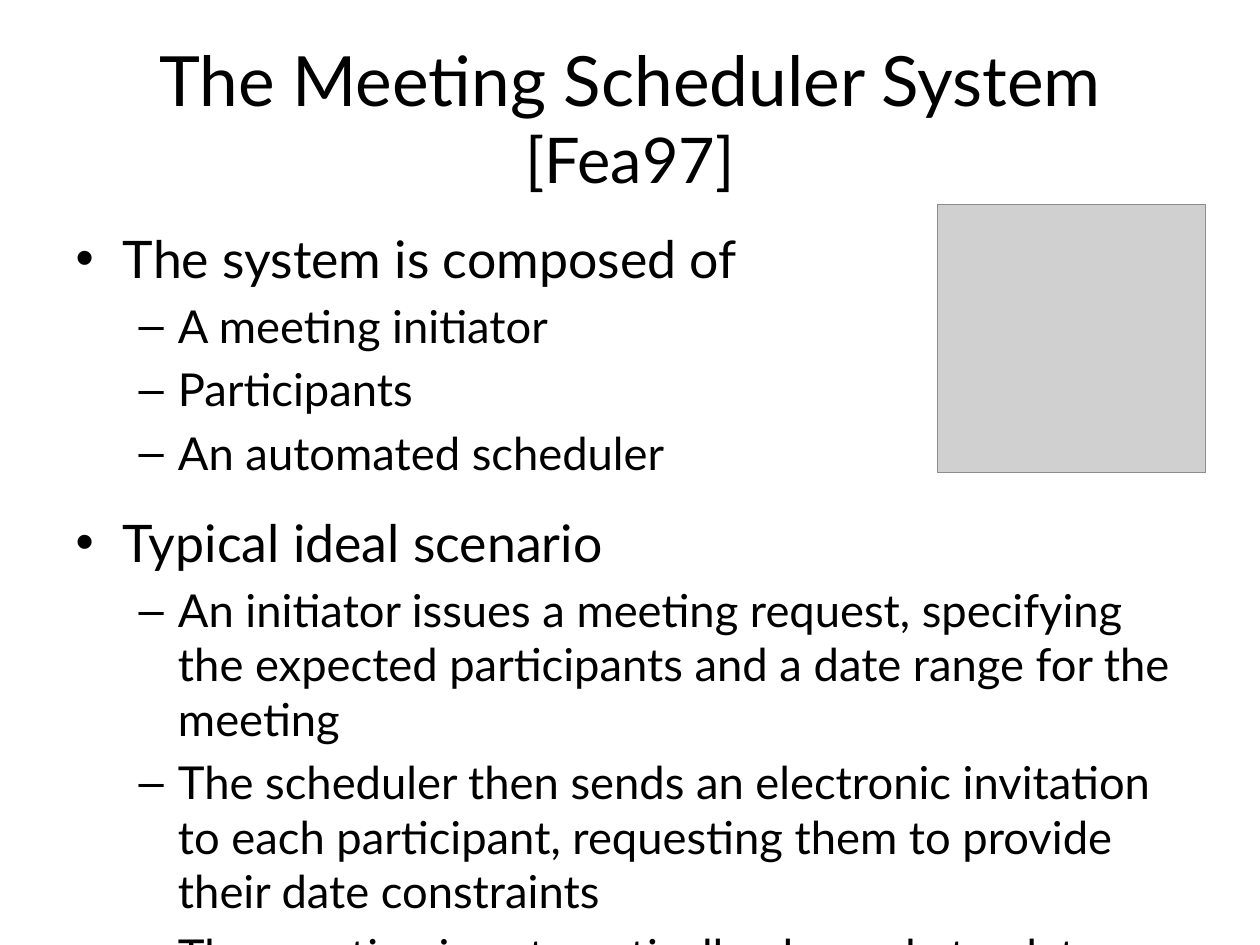
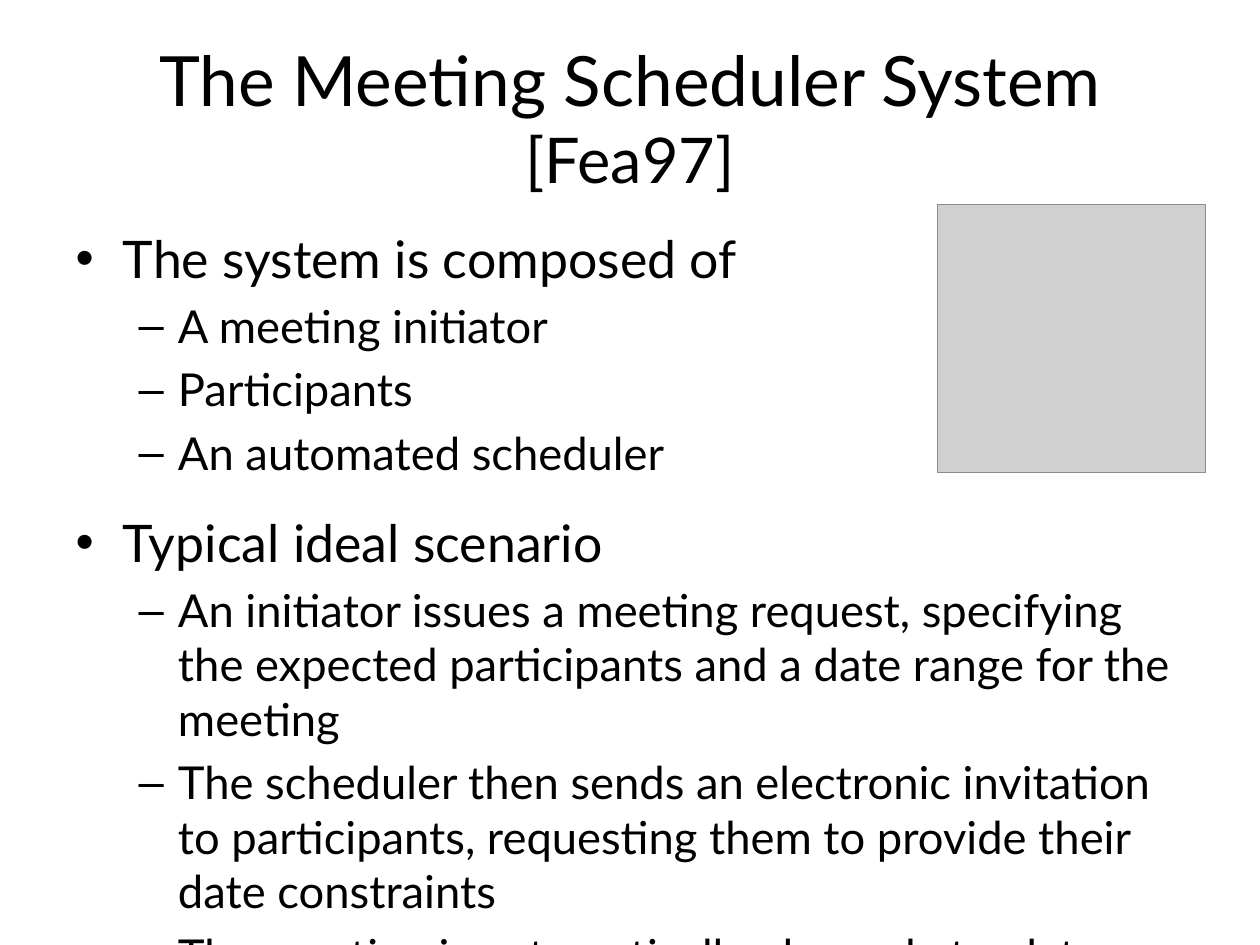
Before and after one commit to blambeau/phd, a slide deck: slide 3 of private-defense/slides.pptx. Drawn at 1260x945 pixels with LibreOffice and Linux fonts; fonts in the diff are those of the drawing; grey boxes stand for pictures. Boxes give left, top, right and bottom in pixels: in the first picture for what was removed or moved away, otherwise in the second. Text is boxed around its words. In the diff, an @@ line names an element or a change of style, - is before the commit and + after.

```diff
--- a/private-defense/slides.pptx
+++ b/private-defense/slides.pptx
@@ text at (178, 765, 1150, 909): text changed @@
-  – The scheduler then sends an electronic invitation to each participant, requesting them to provide their date constraints
+  – The scheduler then sends an electronic invitation to participants, requesting them to provide their date constraints
```
Also in this commit, not shown: 3 other slides changed.
